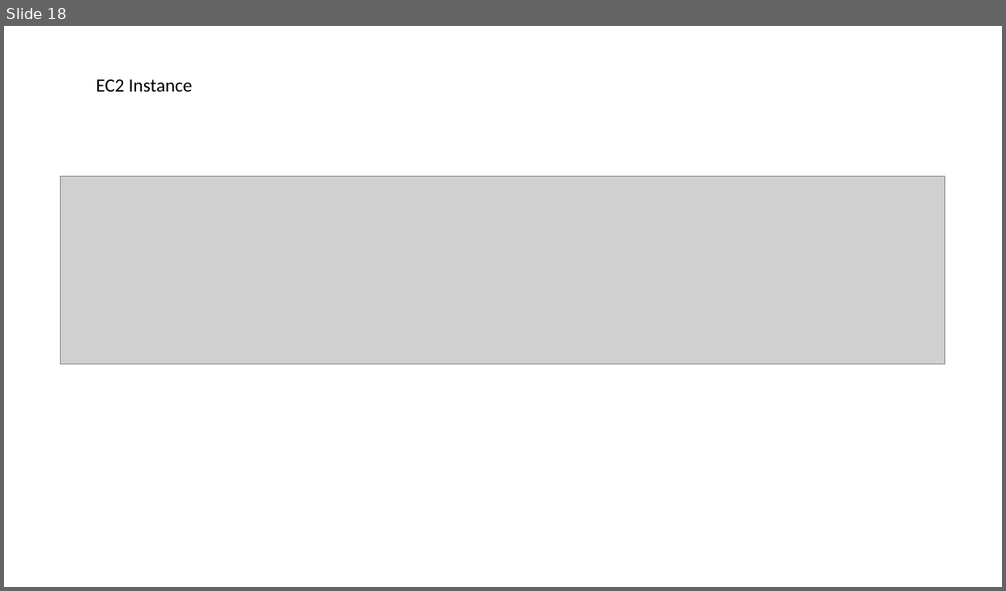
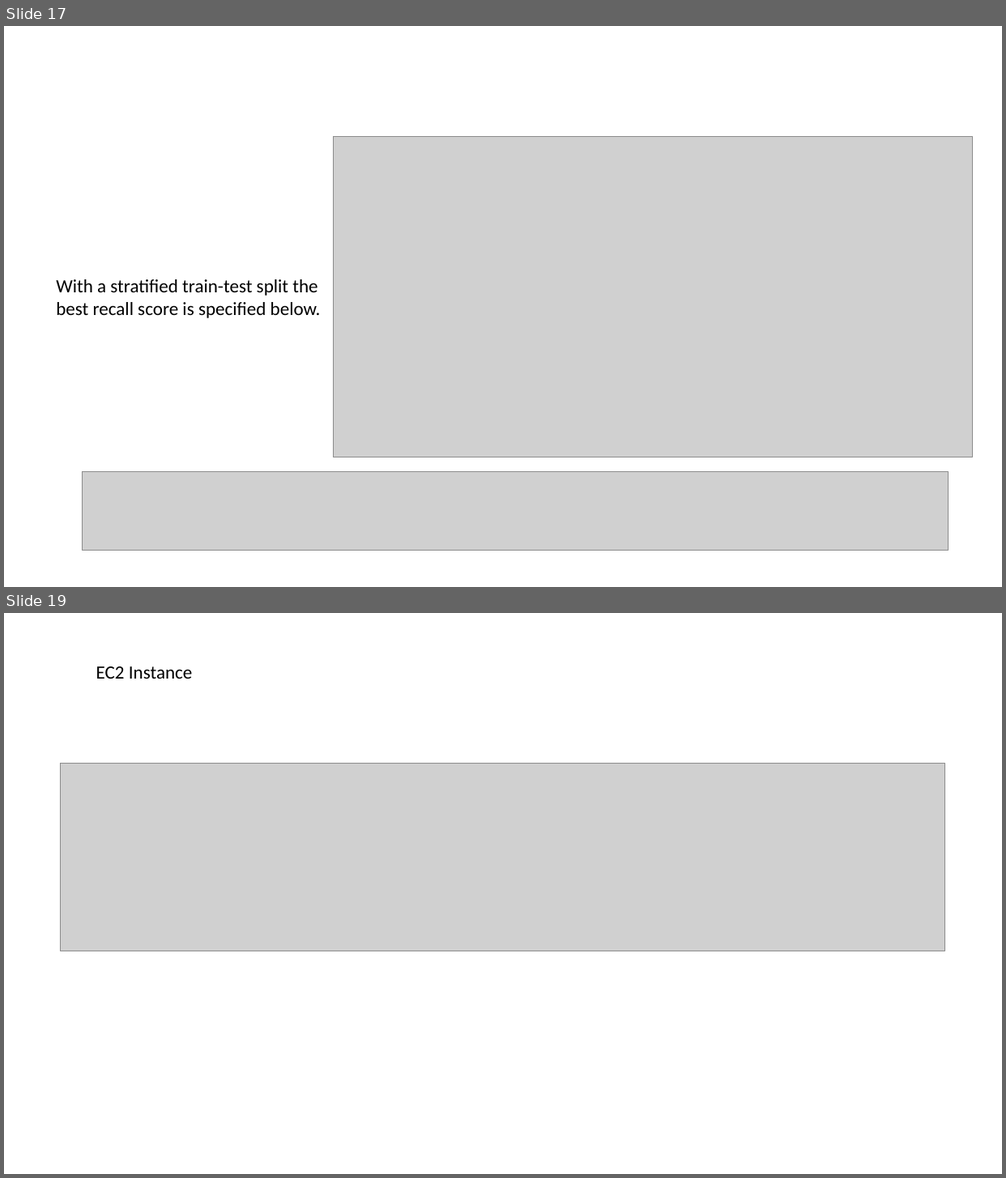
Before and after one commit to BruceZu/galvanize_capstone, a slide deck: Galvanize Capstone Process.pptx. Shown one above the other, each under a label of ours: slide 18 before the commit, slides 17 and 19 after it; the slides between them are not shown. The pictures are 1006x591 and 1006x1178 pixels, drawn with LibreOffice and Linux fonts; fonts in the diff are those of the drawing; grey boxes stand for pictures. Boxes give left, top, right and bottom in pixels: in the first picture for what was removed or moved away, otherwise in the second. Text is boxed around its words. In the diff, an @@ line names an element or a change of style, - is before the commit and + after.

```diff
--- a/Galvanize Capstone Process.pptx
+++ b/Galvanize Capstone Process.pptx
@@ slide 17 added at box(4, 26, 1002, 587), background #FFFFFF @@
@@ picture added at box(334, 136, 973, 457) @@
@@ text added at box(56, 280, 321, 318), 18 pt, text #000000 @@
+With a stratified train-test split the best recall score is specified below.
@@ picture added at box(83, 472, 948, 550) @@
@@ what was slide 18 is now slide 19 @@
```
Also in this commit, not shown: 11 other slides added, 1 slide removed.
